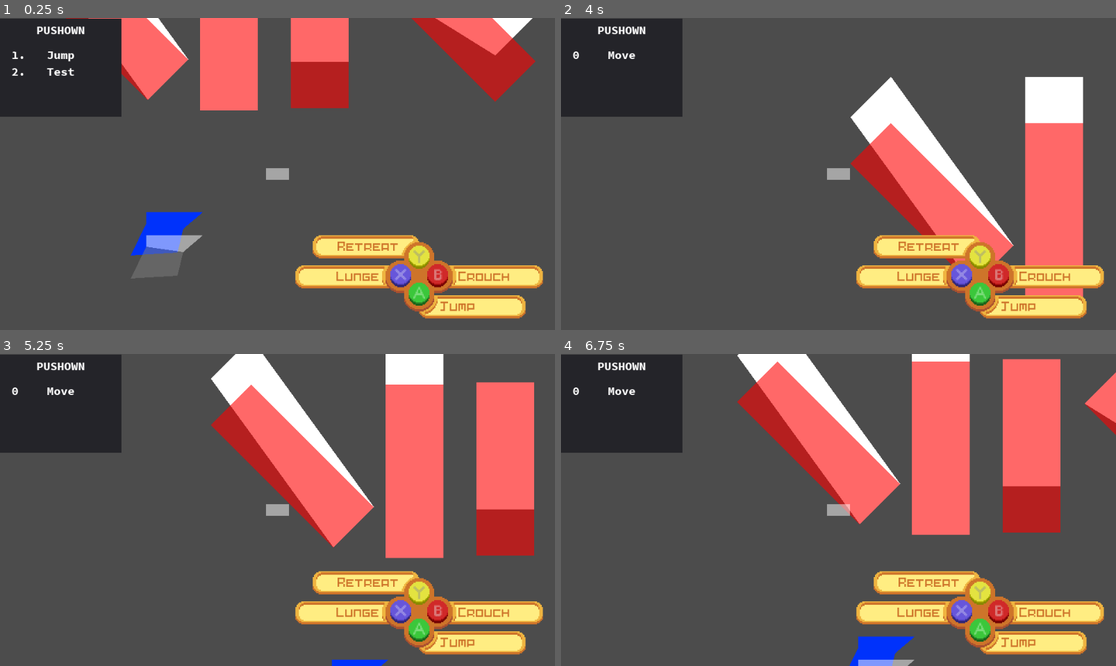
Above: before the commit, frames 1-4 (two rows, left to right).
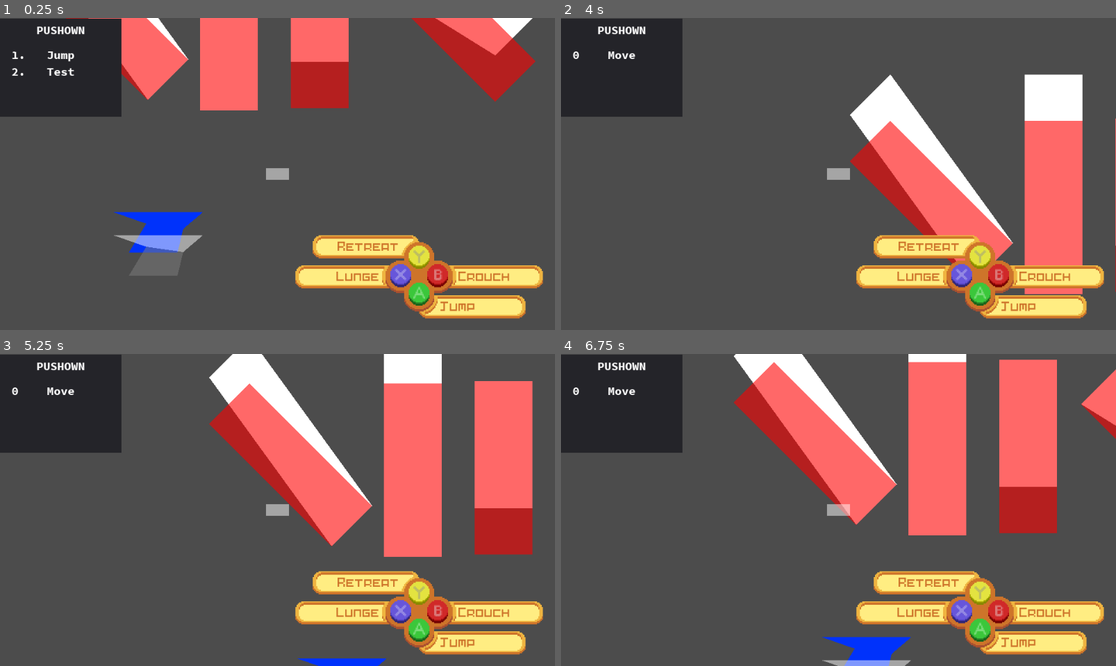
Above: after the commit, the same moments.

Repository: MTareqAzim/scratchpad
Game: Godot game, scene res://Scenes/World/World2.tscn
Same seed, same stepped clock (60 frames per second), same inputs: the game is played once before the commit and once after it.
Inputs:
- Up to frame 1 (0.25 s): no input
- Up to frame 2 (4 s): tap Enter at 0.5 s; hold Up (ui_up) 0.53-2.03 s; hold Left (ui_left) 2.03-3.53 s; hold Down (ui_down) from 3.53 s (still down)
- Up to frame 3 (5.25 s): release Down (ui_down) at 4.28 s; hold Right (ui_right) 4.28-5.03 s; hold Up (ui_up) from 5.03 s (still down)
- Up to frame 4 (6.75 s): release Up (ui_up) at 5.78 s; hold Right (ui_right) from 5.78 s (still down)

The runs differ from the first frame. In frame 1, 0.4% of the frame differs, in the area x 20-32%, y 62-84%; in frame 2, 1.3%; in frame 3, 1.9%; in frame 4, 3.8%, in the area x 31-100%, y 0-100%.

Commit message:
Removed knockback skin. Removed adjacent force disregard.

Diff:
--- a/Scenes/World/World2.tscn
+++ b/Scenes/World/World2.tscn
@@ -111,22 +111,24 @@
 [node name="StaticWall2P5D" parent="." instance=ExtResource( 2 )]
 editor/display_folded = true
 position = Vector2( 275, 640 )
+_z_pos = 0
 _height = 40
 
 [node name="TopShape" parent="StaticWall2P5D" index="1"]
 position = Vector2( 0, -40 )
-polygon = PoolVector2Array( -10, -10, 88, -10, 54, 19, 44, 60, -37, 65, -10, 10 )
+polygon = PoolVector2Array( -67, -10, 88, -10, 54, 19, 44, 60, -40, 60, -10, 10 )
 
 [node name="BaseShape" parent="StaticWall2P5D" index="2"]
-polygon = PoolVector2Array( -10, -10, 88, -10, 54, 19, 44, 60, -37, 65, -10, 10 )
-polygons = [ PoolVector2Array( -10, -10, 88, -10, 54, 19, -10, 10 ), PoolVector2Array( 44, 60, -37, 65, -10, 10, 54, 19 ) ]
+polygon = PoolVector2Array( -67, -10, 88, -10, 54, 19, 44, 60, -40, 60, -10, 10 )
+polygons = [ PoolVector2Array( -10, 10, -67, -10, 88, -10, 54, 19 ), PoolVector2Array( 44, 60, -40, 60, -10, 10, 54, 19 ) ]
 
 [node name="VolumeShape" parent="StaticWall2P5D" index="3"]
-polygon = PoolVector2Array( -37, -50, 88, -50, 88, 65, -37, 65 )
+polygon = PoolVector2Array( -67, -50, 88, -50, 88, 60, -67, 60 )
 
 [node name="Player" parent="." instance=ExtResource( 3 )]
 editor/display_folded = true
 position = Vector2( 492, 524 )
+GRAVITY = 980
 
 [node name="CanvasLayer" type="CanvasLayer" parent="."]
 
--- a/Utils/Collision 2D/collision_2d.gd
+++ b/Utils/Collision 2D/collision_2d.gd
@@ -55,10 +55,10 @@
 	for i in other_shape.size():
 		other_shape[i] = other_global_xform.xform(other_shape[i]) + other_motion
 
-	return resolution_vector(shape, other_shape, motion)
+	return resolution_vector(shape, other_shape)
 
 
-static func resolution_vector(p: Array, q: Array, p_motion = Vector2()) -> Vector2:
+static func resolution_vector(p: Array, q: Array) -> Vector2:
 	var neg_p := []
 	for point in p:
 		 neg_p.append(Vector2(-point.x, -point.y))
@@ -70,10 +70,8 @@
 	resolution_vectors.sort_custom(CustomSort, "sort_by_length")
 
 	var res_vec = Vector2()
-	for vector in resolution_vectors:
-		if vector == Vector2.ZERO or p_motion.dot(vector) != 0 or p_motion == Vector2.ZERO:
-			res_vec = vector
-			break
+	if resolution_vectors:
+		res_vec = resolution_vectors[0]
 
 	return res_vec
 
--- a/Utils/Physics Bodies/kinematic_body_2p5d.gd
+++ b/Utils/Physics Bodies/kinematic_body_2p5d.gd
@@ -214,7 +214,6 @@
 
 	var knockback = _get_base_resolution_vector(delta_movement_2D, other_base, other_transform, height_diff)
 	delta_movement_2D += knockback
-	delta_movement_2D += Vector2(sign(knockback.x), sign(knockback.y))
 
 	delta_movement = Vector3(delta_movement_2D.x, delta_movement_2D.y, delta_movement.z)
 	delta_movement = _clamp_delta_movement(delta_movement, delta)
